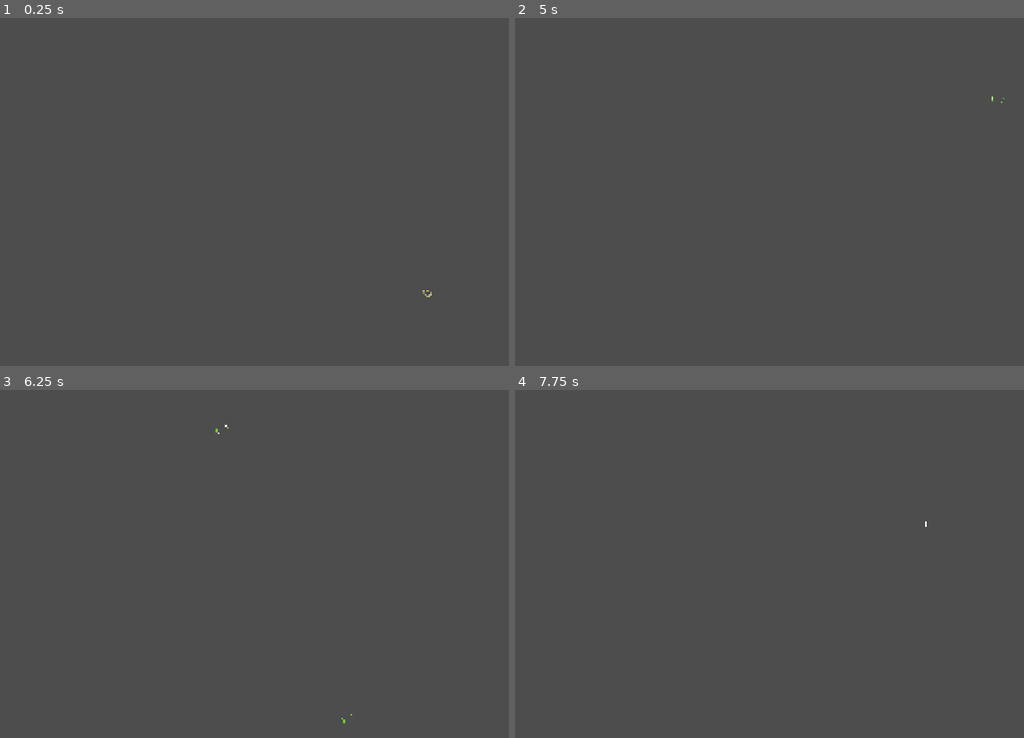
Above: before the commit, frames 1-4 (two rows, left to right).
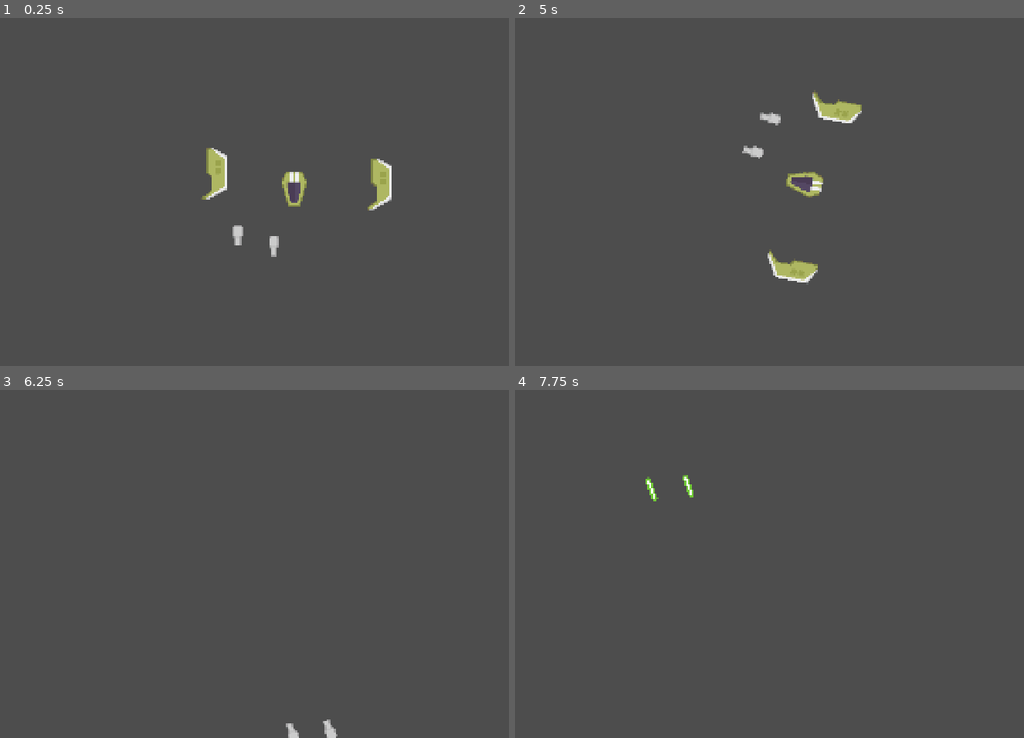
Above: after the commit, the same moments.

Repository: robertsforrest/modular_bullet_hell
Game: Godot game, scene res://Main.tscn
The game is run twice, just before and just after one commit, with the same random seed, the same clock (stepped at 60 frames per second) and the same inputs.
Inputs (mouse positions are in pixels of both pictures, inside the frame that each line leads up to):
- Up to frame 1 (0.25 s): no input
- Up to frame 2 (5 s): tap Enter at 0.5, 2, 3.5 s; move the mouse to (922, 174) at 0.52 s; hold E (rotate_part_right, bound only after the commit) 0.53-1.28 s; tap Space (flip_component, bound only after the commit) at 0.6, 1.25, 1.55, 2.1, 2.75, 2.85, 3.8, 4.25, 4.35 s; click (922, 174) at 0.67 s; move the mouse to (662, 209) at 1.27 s; hold S (move_down) 1.28-2.03 s; click (662, 209) at 1.35 s; move the mouse to (845, 115) at 2.02 s; hold E (rotate_part_right, bound only after the commit) 2.03-2.78 s; click (845, 115) at 2.17 s; move the mouse to (754, 261) at 2.77 s; hold W (move_up) 2.78-3.53 s; click (754, 261) at 2.92 s; move the mouse to (973, 244) at 3.52 s; press the mouse at (973, 244) at 3.53 s; hold Q (rotate_part_left, bound only after the commit) from 3.53 s (still down); tap Y (debug_1) at 4.15 s; move the mouse to (601, 139) at 4.27 s; release the mouse at (601, 139) at 4.28 s; click (601, 139) at 4.42 s; tap Escape (toggle_editing, bound only after the commit) at 4.9 s
- Up to frame 3 (6.25 s): move the mouse to (300, 564) at 5.02 s; release Q (rotate_part_left, bound only after the commit) at 5.03 s; hold S (move_down) 5.03-5.78 s; tap Space (flip_component, bound only after the commit) at 5.1, 6.05 s; click (300, 564) at 5.17 s; move the mouse to (178, 477) at 5.77 s; hold E (rotate_part_right, bound only after the commit) from 5.78 s (still down); click (178, 477) at 5.85 s
- Up to frame 4 (7.75 s): move the mouse to (922, 546) at 6.52 s; release E (rotate_part_right, bound only after the commit) at 6.53 s; hold W (move_up) 6.53-7.28 s; tap Space (flip_component, bound only after the commit) at 6.6, 7.35 s; click (922, 546) at 6.67 s; move the mouse to (662, 581) at 7.27 s; hold E (rotate_part_right, bound only after the commit) from 7.28 s (still down); click (662, 581) at 7.42 s

The runs differ from the first frame. In frame 1, 1.4% of the frame differs, in the area x 39-85%, y 37-81%; in frame 2, 1.5%, in the area x 44-97%, y 21-76%; in frame 3, 0.2%; in frame 4, 0.2%.

Commit message:
Implemented new modular part system - still pretty broken at this stage :(

Diff:
--- /dev/null
+++ b/Entities/Player/Components/ComponentSlot.tscn
@@ -0,0 +1,14 @@
+[gd_scene format=3 uid="uid://1mvu374r6s06"]
+
+[ext_resource type="Script" uid="uid://8awku0sdu4u5" path="res://Entities/Player/Components/component_slot.gd" id="1_1ynkm"]
+
+[sub_resource type="CircleShape2D" id="CircleShape2D_1ynkm"]
+radius = 8.0
+
+[node name="ComponentSlot" type="Area2D" unique_id=1221076231]
+collision_layer = 2
+collision_mask = 2
+script = ExtResource("1_1ynkm")
+
+[node name="CollisionShape2D" type="CollisionShape2D" parent="." unique_id=568535444]
+shape = SubResource("CircleShape2D_1ynkm")
--- a/Entities/Player/Components/Guns/LaserGun.tscn
+++ b/Entities/Player/Components/Guns/LaserGun.tscn
@@ -3,16 +3,18 @@
 [ext_resource type="Script" uid="uid://ino5mhbbsc41" path="res://Entities/Player/Components/Guns/laser_gun.gd" id="1_15782"]
 [ext_resource type="Texture2D" uid="uid://hw7aemxrynw2" path="res://Entities/Player/Assets/laser_gun.png" id="2_1mt4w"]
 [ext_resource type="PackedScene" uid="uid://bajbukconqclo" path="res://Entities/Player/Projectiles/PlayerLaserSmall.tscn" id="2_5pjx0"]
+[ext_resource type="PackedScene" uid="uid://1mvu374r6s06" path="res://Entities/Player/Components/ComponentSlot.tscn" id="4_jykxu"]
 
 [sub_resource type="CapsuleShape2D" id="CapsuleShape2D_15782"]
 radius = 7.0
 height = 32.0
 
-[node name="LaserGun" type="Area2D" unique_id=202339197 node_paths=PackedStringArray("cooldown_timer", "collision_shape")]
+[node name="LaserGun" type="Area2D" unique_id=202339197 node_paths=PackedStringArray("cooldown_timer", "connection_points", "collision_shape")]
 script = ExtResource("1_15782")
 bullet_tscn = ExtResource("2_5pjx0")
 cooldown_timer = NodePath("CooldownTimer")
 shoot_cooldown = 0.5
+connection_points = [NodePath("ComponentSlot")]
 collision_shape = NodePath("CollisionShape2D")
 metadata/_custom_type_script = "uid://dpjmm3b83c1q8"
 
@@ -24,3 +26,5 @@
 
 [node name="CooldownTimer" type="Timer" parent="." unique_id=86158748]
 one_shot = true
+
+[node name="ComponentSlot" parent="." unique_id=1221076231 instance=ExtResource("4_jykxu")]
--- a/Entities/Player/Components/PlayerCore.tscn
+++ b/Entities/Player/Components/PlayerCore.tscn
@@ -2,32 +2,31 @@
 
 [ext_resource type="Script" uid="uid://du2bsv5hfl72g" path="res://Entities/Player/Components/player_core.gd" id="1_lphqv"]
 [ext_resource type="Texture2D" uid="uid://bcrb6ys310kgm" path="res://Entities/Player/Assets/player_base.png" id="2_lx1vp"]
-[ext_resource type="Script" uid="uid://8awku0sdu4u5" path="res://Entities/Player/Components/component_slot.gd" id="3_5878l"]
+[ext_resource type="PackedScene" uid="uid://1mvu374r6s06" path="res://Entities/Player/Components/ComponentSlot.tscn" id="3_5878l"]
 
 [sub_resource type="CapsuleShape2D" id="CapsuleShape2D_nw7j7"]
 radius = 20.0
 height = 56.0
 
-[node name="PlayerCore" type="Area2D" unique_id=605424737 node_paths=PackedStringArray("connection_points")]
+[node name="PlayerCore" type="Area2D" unique_id=605424737 node_paths=PackedStringArray("connection_points", "collision_shape")]
 z_index = 1
 script = ExtResource("1_lphqv")
-connection_points = [NodePath("ConnPoint1"), NodePath("ConnPoint2")]
+connection_points = [NodePath("ComponentSlot1"), NodePath("ComponentSlot2")]
 component_size = 2
+collision_shape = NodePath("CollisionShape2D")
 
 [node name="Sprite2D" type="Sprite2D" parent="." unique_id=2130130285]
 position = Vector2(0, 8)
 texture = ExtResource("2_lx1vp")
 
-[node name="ConnPoint1" type="Node2D" parent="." unique_id=1525478230]
-position = Vector2(-20, 0)
-script = ExtResource("3_5878l")
-max_size = 2
-
-[node name="ConnPoint2" type="Node2D" parent="." unique_id=1697793050]
-position = Vector2(20, 0)
-script = ExtResource("3_5878l")
-max_size = 2
-
 [node name="CollisionShape2D" type="CollisionShape2D" parent="." unique_id=828410314]
 position = Vector2(0, 8)
 shape = SubResource("CapsuleShape2D_nw7j7")
+
+[node name="ComponentSlot1" parent="." unique_id=1221076231 instance=ExtResource("3_5878l")]
+position = Vector2(-20, 0)
+max_size = 2
+
+[node name="ComponentSlot2" parent="." unique_id=350349936 instance=ExtResource("3_5878l")]
+position = Vector2(20, 0)
+max_size = 2
--- a/Entities/Player/Components/Wings/Wing.tscn
+++ b/Entities/Player/Components/Wings/Wing.tscn
@@ -2,7 +2,7 @@
 
 [ext_resource type="Script" uid="uid://bueh73buqtr6y" path="res://Entities/Player/Components/Wings/wing.gd" id="1_s51pi"]
 [ext_resource type="Texture2D" uid="uid://c42cdnd15rtr7" path="res://Entities/Player/Assets/wing_1.png" id="2_6xhmx"]
-[ext_resource type="Script" uid="uid://8awku0sdu4u5" path="res://Entities/Player/Components/component_slot.gd" id="3_6xhmx"]
+[ext_resource type="PackedScene" uid="uid://1mvu374r6s06" path="res://Entities/Player/Components/ComponentSlot.tscn" id="3_3t30h"]
 
 [sub_resource type="CapsuleShape2D" id="CapsuleShape2D_bs1o3"]
 radius = 16.0
@@ -10,24 +10,24 @@
 
 [node name="Wing" type="Area2D" unique_id=79534973 node_paths=PackedStringArray("connection_points", "collision_shape")]
 script = ExtResource("1_s51pi")
-connection_points = [NodePath("ConnPoint1"), NodePath("ConnPoint2")]
+connection_points = [NodePath("ComponentSlot"), NodePath("ComponentSlot2"), NodePath("ComponentSlot3")]
 component_size = 2
 collision_shape = NodePath("CollisionShape2D")
 
 [node name="Sprite2D" type="Sprite2D" parent="." unique_id=530769618]
-position = Vector2(8, 4)
+position = Vector2(-4, 0)
 texture = ExtResource("2_6xhmx")
 
-[node name="ConnPoint1" type="Node2D" parent="." unique_id=327500651]
-position = Vector2(28, 0)
-script = ExtResource("3_6xhmx")
+[node name="CollisionShape2D" type="CollisionShape2D" parent="." unique_id=1734066212]
+shape = SubResource("CapsuleShape2D_bs1o3")
+
+[node name="ComponentSlot" parent="." unique_id=1221076231 instance=ExtResource("3_3t30h")]
+position = Vector2(-16, -16)
 max_size = 2
 
-[node name="ConnPoint2" type="Node2D" parent="." unique_id=124955927]
-position = Vector2(12, -12)
-script = ExtResource("3_6xhmx")
-max_size = 1
+[node name="ComponentSlot2" parent="." unique_id=1901395950 instance=ExtResource("3_3t30h")]
+position = Vector2(16, 0)
+max_size = 2
 
-[node name="CollisionShape2D" type="CollisionShape2D" parent="." unique_id=1734066212]
-position = Vector2(12, 4)
-shape = SubResource("CapsuleShape2D_bs1o3")
+[node name="ComponentSlot3" parent="." unique_id=1328196147 instance=ExtResource("3_3t30h")]
+position = Vector2(0, -20)
--- a/Entities/Player/Components/component_slot.gd
+++ b/Entities/Player/Components/component_slot.gd
@@ -1,5 +1,5 @@
 class_name ComponentSlot
-extends Node2D
+extends Area2D
 
 # Component slot properties
 @export var max_size: Enum.component_size # Maximum supported component size for the slot
--- a/Entities/Player/Components/player_core.gd
+++ b/Entities/Player/Components/player_core.gd
@@ -1,18 +1 @@
 extends ShipComponent
-
-const component_wing: PackedScene = preload("res://Entities/Player/Components/Wings/Wing.tscn")
-const component_thruster: PackedScene = preload("res://Entities/Player/Components/Thrusters/Thruster.tscn")
-const component_machine_gun: PackedScene = preload("res://Entities/Player/Components/Guns/MachineGun.tscn")
-const component_laser_gun: PackedScene = preload("res://Entities/Player/Components/Guns/LaserGun.tscn")
-
-func _process(delta: float) -> void:
-	if (Input.is_action_just_pressed("debug_1")):
-		print("Adding test components!")
-		var wing_left: ShipComponent = add_component(component_wing.instantiate(), 0)
-		var wing_right: ShipComponent = add_component(component_wing.instantiate(), 1)
-		var thrust_left: ShipComponent = wing_left.add_component(component_thruster.instantiate(), 0)
-		var thrust_right: ShipComponent = wing_right.add_component(component_thruster.instantiate(), 0)
-		#var mg_left: ShipComponent = wing_left.add_component(component_machine_gun.instantiate(), 1)
-		#var mg_right: ShipComponent = wing_right.add_component(component_machine_gun.instantiate(), 1)
-		var lg_left: ShipComponent = wing_left.add_component(component_laser_gun.instantiate(), 1)
-		var lg_right: ShipComponent = wing_right.add_component(component_laser_gun.instantiate(), 1)
--- a/Entities/Player/Components/ship_component.gd
+++ b/Entities/Player/Components/ship_component.gd
@@ -3,6 +3,7 @@
 
 # Signals
 signal part_destroyed(part: ShipComponent)
+signal part_selected(part: ShipComponent)
 
 # Editor variables
 @export var hp: float = 1.0
@@ -10,13 +11,20 @@
 @export var component_size: Enum.component_size
 @export var collision_shape: CollisionShape2D
 
+# Internal variables
+@onready var mouse_over: bool = false
+
 # Initialize
 func _ready() -> void:
 	self.area_entered.connect(_on_area_entered)
+	self.mouse_entered.connect(_on_mouse_entered)
+	self.mouse_exited.connect(_on_mouse_exited)
 
 # Accessor for sprite's h_flip value
-func set_flip_h(val: bool):
+func set_flip_h(val: bool) -> void:
 	self.scale.x = -1.0
+func toggle_flip_h() -> void:
+	self.scale.x *= -1
 
 # Wrappers for frame update code; rather than getting called from the engine, these get called
 # from the engine update loops in the component's parent for more control over component code
@@ -24,6 +32,12 @@
 	pass
 func physics_process(delta: float) -> void:
 	pass
+
+# Handle input events to check for mouse-click in editor mode
+func _input(event: InputEvent) -> void:
+	if (event is InputEventMouseButton and Input.is_action_just_pressed("select") and mouse_over):
+		get_viewport().set_input_as_handled() # Halt the input event on the first instance of this code executing
+		part_selected.emit(self) # Signal part selection for player_ship_edit.gd handling
 
 # Adds a new component to this one at the specified connection point
 # Takes conn_point_index as an index into the connection_points array - is there a better way?
@@ -64,3 +78,9 @@
 # Handle area entered code; override in child nodes
 func _on_area_entered(area: Area2D) -> void:
 	pass
+
+# Mouse handling for editing ship
+func _on_mouse_entered() -> void:
+	mouse_over = true
+func _on_mouse_exited() -> void:
+	mouse_over = false
--- a/Entities/Player/Player.tscn
+++ b/Entities/Player/Player.tscn
@@ -2,9 +2,24 @@
 
 [ext_resource type="PackedScene" uid="uid://7dq1lynqq3u" path="res://Entities/Player/Components/PlayerCore.tscn" id="1_e5kic"]
 [ext_resource type="Script" uid="uid://bek6h2rqk2yxn" path="res://Entities/Player/player.gd" id="1_ww0jn"]
+[ext_resource type="PackedScene" uid="uid://dym57mo5kfg5g" path="res://Entities/Player/Components/Wings/Wing.tscn" id="3_vweq0"]
+[ext_resource type="PackedScene" uid="uid://dy8deqmtlgppq" path="res://Entities/Player/Components/Guns/LaserGun.tscn" id="4_1des2"]
 
-[node name="Player" type="Node2D" unique_id=2004784632 node_paths=PackedStringArray("ship_core")]
+[node name="Player" type="Node2D" unique_id=2004784632 node_paths=PackedStringArray("ship_core", "components")]
 script = ExtResource("1_ww0jn")
 ship_core = NodePath("PlayerCore")
+components = [NodePath("Wing"), NodePath("Wing2"), NodePath("LaserGun"), NodePath("LaserGun2")]
 
-[node name="PlayerCore" parent="." unique_id=1889912984 instance=ExtResource("1_e5kic")]
+[node name="PlayerCore" parent="." unique_id=605424737 instance=ExtResource("1_e5kic")]
+
+[node name="Wing" parent="." unique_id=79534973 instance=ExtResource("3_vweq0")]
+position = Vector2(-120, -16)
+
+[node name="Wing2" parent="." unique_id=24557704 instance=ExtResource("3_vweq0")]
+position = Vector2(136, 0)
+
+[node name="LaserGun" parent="." unique_id=202339197 instance=ExtResource("4_1des2")]
+position = Vector2(-88, 80)
+
+[node name="LaserGun2" parent="." unique_id=1990676974 instance=ExtResource("4_1des2")]
+position = Vector2(-32, 96)
--- a/Entities/Player/player.gd
+++ b/Entities/Player/player.gd
@@ -11,15 +11,24 @@
 @export var max_velocity: float = 1500.0
 @onready var velocity: Vector2 = Vector2.ZERO
 @onready var accel: Vector2 = Vector2.ZERO
-@onready var components: Array[ShipComponent] = []
+@export var components: Array[ShipComponent] = []
+
+# Internal variables
+@onready var is_paused: bool = true
 
 # Gameplay loop
 func _physics_process(delta: float) -> void:
 	# Look towards mouse position
-	look_at(get_global_mouse_position())
-	rotation_degrees -= 90 # Offset to point straight - TODO: magic number naughty naughty!
-	do_movement_with_accel(delta)
-	#do_movement_no_accel(delta)
+	if (!is_paused):
+		look_at(get_global_mouse_position())
+		rotation_degrees -= 90 # Offset to point straight - TODO: magic number naughty naughty!
+		do_movement_with_accel(delta)
+		#do_movement_no_accel(delta)
+
+func _process(delta: float) -> void:
+	if (!is_paused):
+		for component in components:
+			component.process(delta)
 
 # Try movement w/ no fancy accel - thrusters just influence max speed
 func do_movement_no_accel(delta: float) -> void:
@@ -48,10 +57,6 @@
 	velocity = velocity.limit_length(max_velocity)
 	position += velocity * delta
 
-func _process(delta: float) -> void:
-	for component in components:
-		component.process(delta)
-
 # Add a new component to the player
 func add_ship_component(new_component) -> void:
 	add_child(new_component)
--- a/Main.tscn
+++ b/Main.tscn
@@ -3,18 +3,24 @@
 [ext_resource type="PackedScene" uid="uid://cton2g7db78di" path="res://Entities/Player/Player.tscn" id="1_glv2v"]
 [ext_resource type="Script" uid="uid://dr76c8jcliu7t" path="res://main.gd" id="1_uu6xs"]
 [ext_resource type="Script" uid="uid://dycix7gb5055g" path="res://Entities/Enemies/enemy_factory.gd" id="3_r0du0"]
+[ext_resource type="Script" uid="uid://dx3ffvivoomx2" path="res://player_edit.gd" id="4_cm0pq"]
 
-[node name="Main" type="Node2D" unique_id=1605391203 node_paths=PackedStringArray("player", "camera", "enemy_factory")]
+[node name="Main" type="Node2D" unique_id=1605391203 node_paths=PackedStringArray("player", "camera", "enemy_factory", "player_edit")]
 script = ExtResource("1_uu6xs")
 player = NodePath("Player")
 camera = NodePath("Camera2D")
 enemy_factory = NodePath("Node")
+player_edit = NodePath("PlayerEdit")
 
 [node name="Player" parent="." unique_id=2004784632 instance=ExtResource("1_glv2v")]
-position = Vector2(976, 632)
+position = Vector2(36, -12)
 
 [node name="Camera2D" type="Camera2D" parent="." unique_id=1373726602]
-zoom = Vector2(0.5, 0.5)
+zoom = Vector2(2, 2)
 
 [node name="Node" type="Node" parent="." unique_id=2127648709]
 script = ExtResource("3_r0du0")
+
+[node name="PlayerEdit" type="Node2D" parent="." unique_id=2061972172 node_paths=PackedStringArray("player")]
+script = ExtResource("4_cm0pq")
+player = NodePath("../Player")
--- a/main.gd
+++ b/main.gd
@@ -3,8 +3,13 @@
 @export var player: Node2D
 @export var camera: Camera2D
 @export var enemy_factory: Node
+@export var player_edit: Node2D
 
 func _process(delta: float) -> void:
+	# Regular input
+	if (Input.is_action_just_pressed("toggle_editing")):
+		player_edit.toggle_editing()
+	# Debug input
 	if (Input.is_action_just_pressed("debug_2")):
 		var new_enemy = enemy_factory.generate_enemy()
 		add_child(new_enemy)
--- /dev/null
+++ b/player_edit.gd
@@ -0,0 +1,67 @@
+extends Node2D
+
+@export var player: Node2D
+@export var part_rot_spd: float = 100.0
+@export var snap_parts: bool = true
+@export var snap_distance: float = 20.0
+@onready var is_editing: bool = true
+@onready var part_selected: ShipComponent = null
+@onready var saved_player_rotation = 0
+
+func _ready() -> void:
+	# Set viewport picking parameters so that only the "top" (by z-index) node gets grabbed on click
+	get_viewport().physics_object_picking_first_only = true
+	get_viewport().physics_object_picking_sort = true
+	# Hook player part_selected signals to signal handler
+	player.is_paused = true
+	player.ship_core.part_selected.connect(_on_part_selected)
+	for component in player.components:
+		component.part_selected.connect(_on_part_selected)
+
+# Game loop
+func _process(delta: float) -> void:
+	if (part_selected != null and is_editing):
+		# Move to mouse
+		part_selected.global_position = get_global_mouse_position()
+		# Check rotation input
+		if (Input.is_action_pressed("rotate_part_left")):
+			part_selected.rotation_degrees += part_rot_spd * delta
+		elif (Input.is_action_pressed("rotate_part_right")):
+			part_selected.rotation_degrees -= part_rot_spd * delta
+		# TODO: constrain rotation to 0-360
+		# Check flip input
+		if (Input.is_action_just_pressed("flip_component")):
+			part_selected.toggle_flip_h()
+		# Check for part connections
+		print(part_selected.global_rotation)
+		for conn_point in part_selected.connection_points:
+			var point_overlap = conn_point.get_overlapping_areas()
+			if (!point_overlap.is_empty()):
+				if (point_overlap[0].max_size >= part_selected.component_size):
+					if (snap_parts):
+						var target_position = point_overlap[0].global_position
+						target_position -= Vector2(conn_point.position.x*part_selected.scale.x,conn_point.position.y)
+						if (get_global_mouse_position().distance_to(target_position) <= snap_distance):
+							part_selected.global_position = target_position
+
+# Toggle editing mode
+func toggle_editing() -> void:
+	if (is_editing):
+		is_editing = false
+		player.is_paused = false
+		player.rotation = saved_player_rotation
+	else:
+		is_editing = true
+		player.is_paused = true
+		# Save and overwrite player rotation to stop snapping weirdness
+		saved_player_rotation = player.rotation
+		player.rotation = 0
+
+# Input handling
+func _input(event: InputEvent) -> void:
+	if (event is InputEventMouseButton and Input.is_action_just_released("select")):
+		part_selected = null # Reset selection to nothing
+
+# Signal grabber for part_selected signals
+func _on_part_selected(part: ShipComponent) -> void:
+	part_selected = part
--- a/project.godot
+++ b/project.godot
@@ -73,6 +73,36 @@
 "events": [Object(InputEventKey,"resource_local_to_scene":false,"resource_name":"","device":-1,"window_id":0,"alt_press …(192 unchanged characters)…
 ]
 }
+select={
+"deadzone": 0.2,
+"events": [Object(InputEventMouseButton,"resource_local_to_scene":false,"resource_name":"","device":-1,"window_id":0,"alt_pressed":false,"shift_pressed":false,"ctrl_pressed":false,"meta_pressed":false,"button_mask":0,"position":Vector2(0, 0),"global_position":Vector2(0, 0),"factor":1.0,"button_index":1,"canceled":false,"pressed":false,"double_click":false,"script":null)
+]
+}
+rotate_part_right={
+"deadzone": 0.2,
+"events": [Object(InputEventKey,"resource_local_to_scene":false,"resource_name":"","device":-1,"window_id":0,"alt_pressed":false,"shift_pressed":false,"ctrl_pressed":false,"meta_pressed":false,"pressed":false,"keycode":0,"physical_keycode":69,"key_label":0,"unicode":101,"location":0,"echo":false,"script":null)
+]
+}
+rotate_part_left={
+"deadzone": 0.2,
+"events": [Object(InputEventKey,"resource_local_to_scene":false,"resource_name":"","device":-1,"window_id":0,"alt_pressed":false,"shift_pressed":false,"ctrl_pressed":false,"meta_pressed":false,"pressed":false,"keycode":0,"physical_keycode":81,"key_label":0,"unicode":113,"location":0,"echo":false,"script":null)
+]
+}
+flip_component={
+"deadzone": 0.2,
+"events": [Object(InputEventKey,"resource_local_to_scene":false,"resource_name":"","device":-1,"window_id":0,"alt_pressed":false,"shift_pressed":false,"ctrl_pressed":false,"meta_pressed":false,"pressed":false,"keycode":0,"physical_keycode":32,"key_label":0,"unicode":32,"location":0,"echo":false,"script":null)
+]
+}
+toggle_editing={
+"deadzone": 0.2,
+"events": [Object(InputEventKey,"resource_local_to_scene":false,"resource_name":"","device":-1,"window_id":0,"alt_pressed":false,"shift_pressed":false,"ctrl_pressed":false,"meta_pressed":false,"pressed":false,"keycode":0,"physical_keycode":4194305,"key_label":0,"unicode":0,"location":0,"echo":false,"script":null)
+]
+}
+
+[layer_names]
+
+2d_physics/layer_1="Entities"
+2d_physics/layer_2="Connection Points"
 
 [physics]
 
Not shown, added: player_edit.gd.uid
